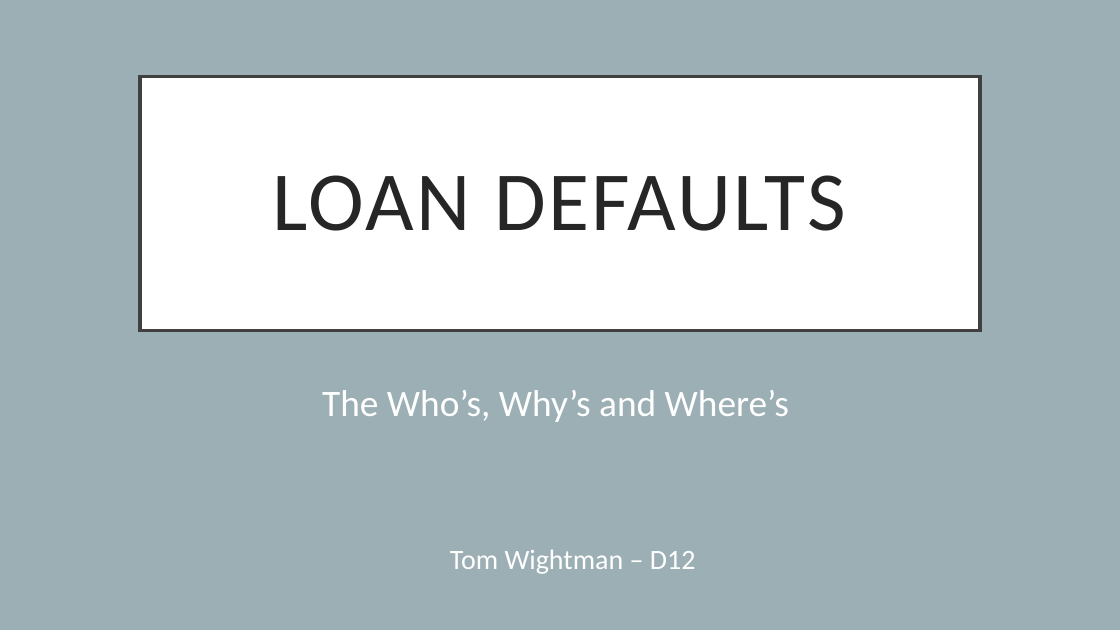
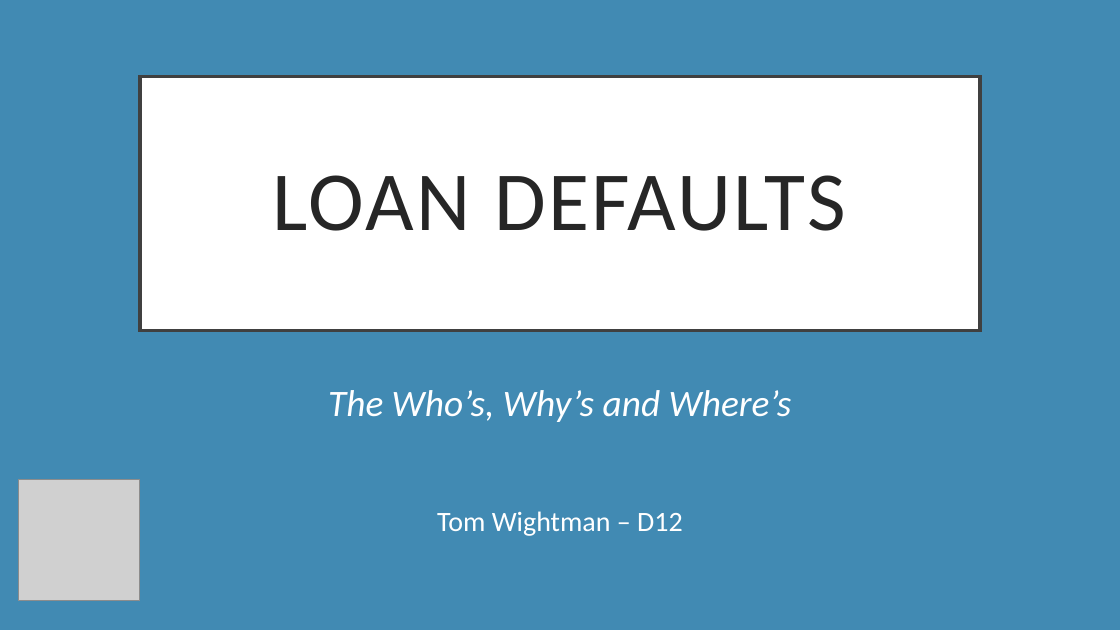
Before and after one commit to TomW49/final_proj_cc, a slide deck: slide 1 of documentation/loan_defaults_presentation.pptx. Drawn at 1120x630 pixels with LibreOffice and Linux fonts; fonts in the diff are those of the drawing; grey boxes stand for pictures. Boxes give left, top, right and bottom in pixels: in the first picture for what was removed or moved away, otherwise in the second. Text is boxed around its words. In the diff, an @@ line names an element or a change of style, - is before the commit and + after.

```diff
--- a/documentation/loan_defaults_presentation.pptx
+++ b/documentation/loan_defaults_presentation.pptx
@@ background #9BAFB5 to #418AB3 @@
@@ subtitle "The Who’s, Why’s and Where’s" at (328,390,792,422): italic on @@
@@ picture added at (18,480,139,601) @@
@@ text "Tom Wightman – D12": place and size @@
-text "Tom Wightman – D12" at (450,549,696,574)
+text "Tom Wightman – D12" at (437,511,683,536)
```
Also in this commit, not shown: 11 slides added, 2 slides removed.
